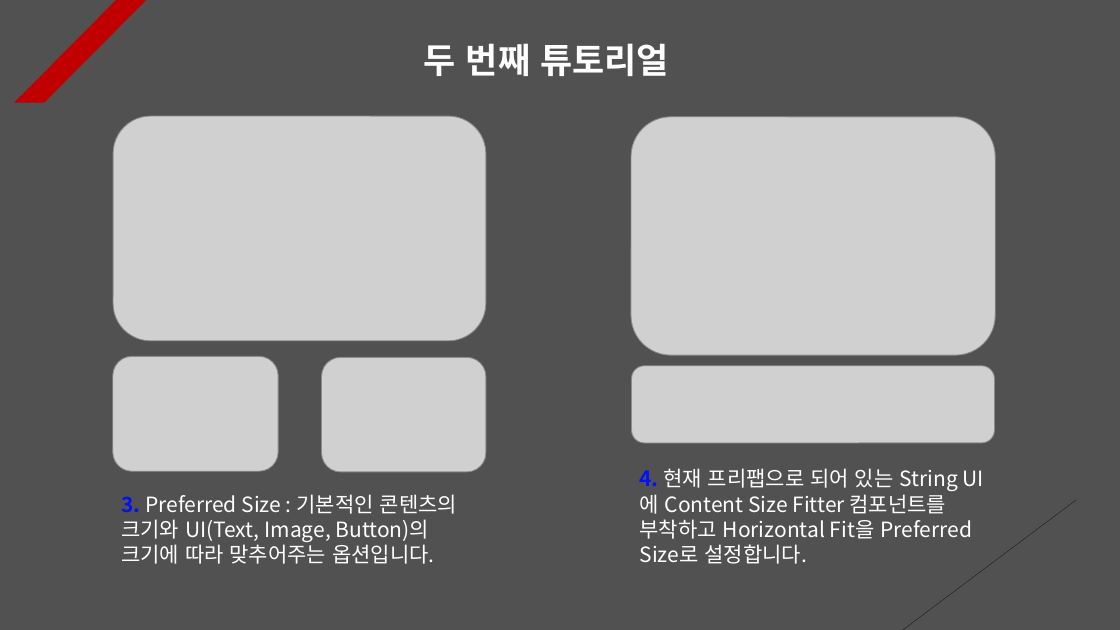
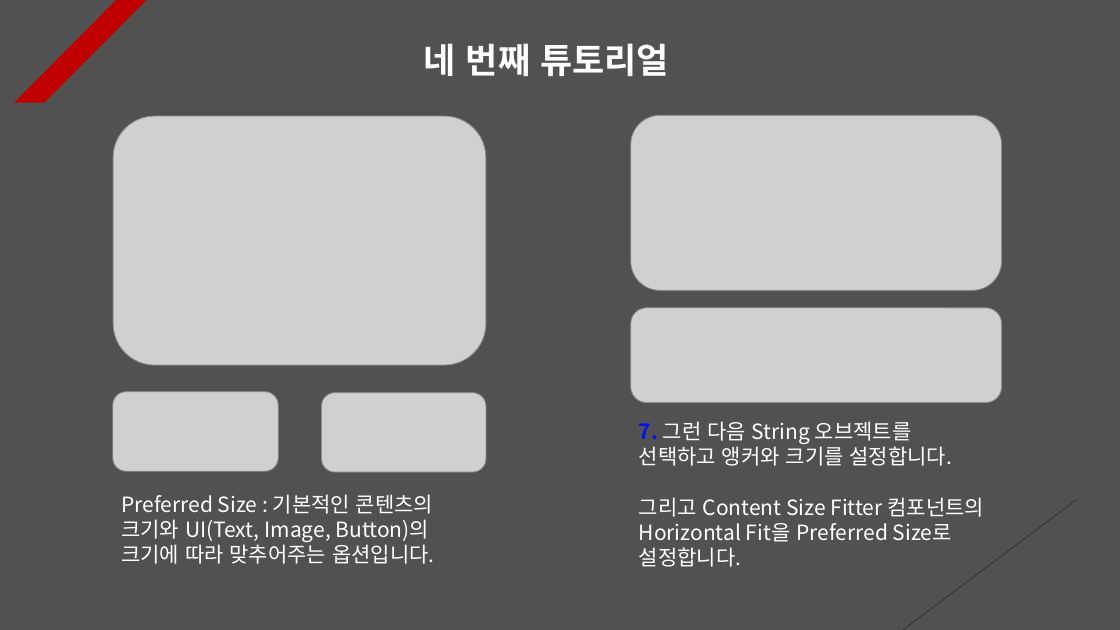
Before and after one commit to Unity2033/3D-UnityEngine, a slide deck: slide 4 of Assets/Class/Photon Server/PPT Data/Photon RPC.pptx (slide 5 before the commit). Drawn at 1120x630 pixels with LibreOffice and Linux fonts; fonts in the diff are those of the drawing; grey boxes stand for pictures. Boxes give left, top, right and bottom in pixels: in the first picture for what was removed or moved away, otherwise in the second. Text is boxed around its words. In the diff, an @@ line names an element or a change of style, - is before the commit and + after.

```diff
--- a/Assets/Class/Photon Server/PPT Data/Photon RPC.pptx
+++ b/Assets/Class/Photon Server/PPT Data/Photon RPC.pptx
@@ text at (424, 43, 669, 76): text changed @@
-두 번째 튜토리얼
+네 번째 튜토리얼
@@ picture: place and size @@
-picture at (113, 116, 486, 340)
+picture at (113, 116, 486, 365)
@@ picture: place and size @@
-picture at (631, 117, 996, 355)
+picture at (631, 115, 1002, 290)
@@ picture: place and size @@
-picture at (632, 365, 995, 443)
+picture at (631, 308, 1002, 402)
@@ picture: place and size @@
-picture at (113, 356, 278, 471)
+picture at (113, 392, 278, 471)
@@ picture: place and size @@
-picture at (322, 357, 486, 471)
+picture at (322, 392, 486, 471)
@@ text at (639, 421, 985, 567): text changed @@
-4. 현재 프리팹으로 되어 있는 String UI에 Content Size Fitter 컴포넌트를 부착하고 Horizontal Fit을 Preferred Size로 설정합니다.
+7. 그런 다음 String 오브젝트를 선택하고 앵커와 크기를 설정합니다.
+그리고 Content Size Fitter 컴포넌트의 Horizontal Fit을 Preferred Size로 설정합니다.
@@ text at (121, 494, 434, 564): text changed @@
-3. Preferred Size : 기본적인 콘텐츠의 크기와 UI(Text, Image, Button)의 크기에 따라 맞추어주는 옵션입니다.
+Preferred Size : 기본적인 콘텐츠의 크기와 UI(Text, Image, Button)의 크기에 따라 맞추어주는 옵션입니다.
```
Also in this commit, not shown: 8 other slides changed, 1 slide added, 2 other files.
